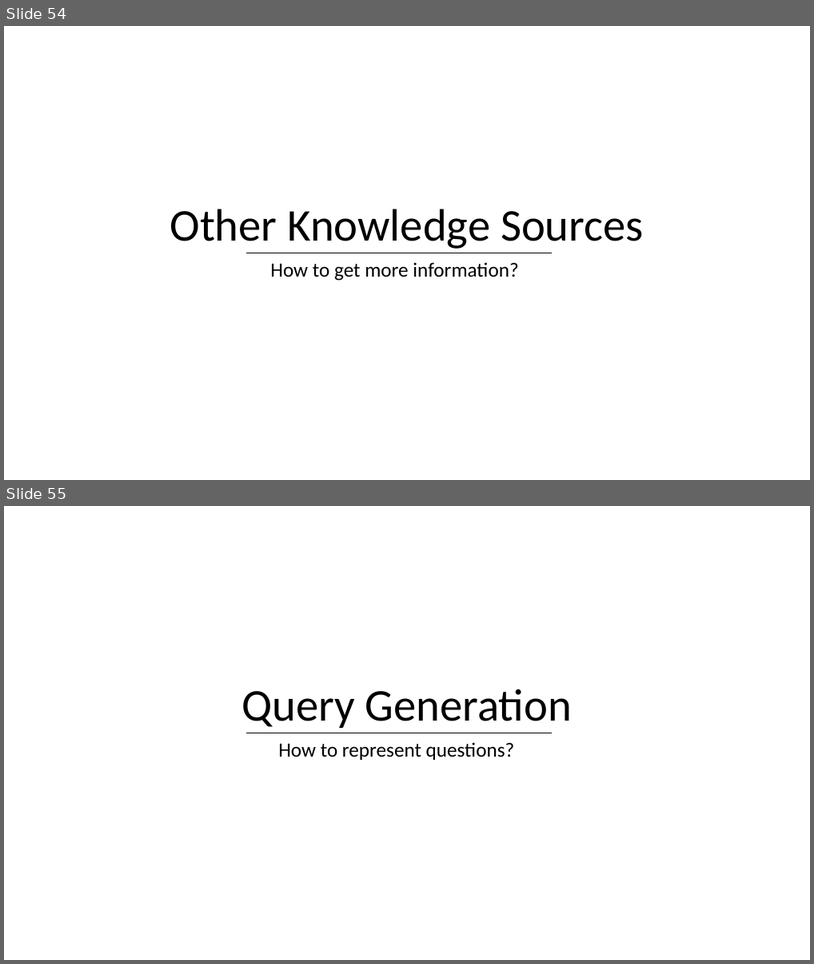
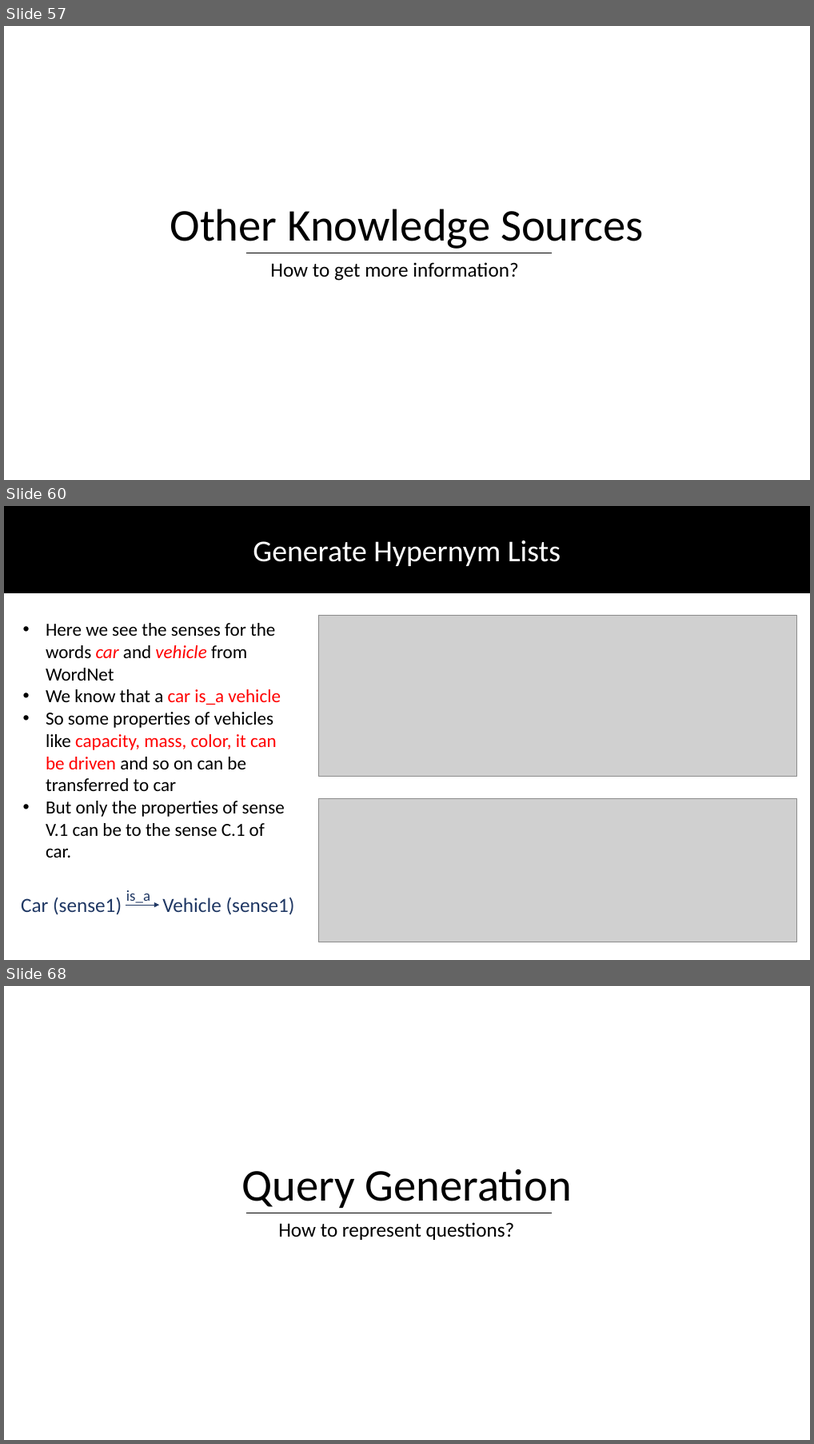
Before and after one commit to DhruvaPendharkar/thesis-project, a slide deck: Notes/ThesisPresentation.pptx. Shown one above the other, each under a label of ours: slides 54 and 55 before the commit, slides 57, 60 and 68 after it; the slides between them are not shown. The pictures are 814x964 and 814x1444 pixels, drawn with LibreOffice and Linux fonts; fonts in the diff are those of the drawing; grey boxes stand for pictures. Boxes give left, top, right and bottom in pixels: in the first picture for what was removed or moved away, otherwise in the second. Text is boxed around its words. In the diff, an @@ line names an element or a change of style, - is before the commit and + after.

```diff
--- a/Notes/ThesisPresentation.pptx
+++ b/Notes/ThesisPresentation.pptx
@@ slide 60 added at bbox=[4, 506, 810, 960], background #FFFFFF @@
@@ rectangle added at bbox=[4, 506, 810, 592], fill #000000, outline #000000 1 pt @@
@@ text added at bbox=[253, 540, 561, 566], 36 pt, text #FFFFFF @@
+Generate Hypernym Lists
@@ text added at bbox=[46, 623, 285, 857], 22 pt, text #000000 @@
+• Here we see the senses for the words car and vehicle from WordNet
+• We know that a car is_a vehicle
+• So some properties of vehicles like capacity, mass, color, it can be driven and so on can be transferred to car
+• But only the properties of sense V.1 can be to the sense C.1 of car.
@@ picture added at bbox=[318, 615, 798, 776] @@
@@ picture added at bbox=[318, 798, 798, 941] @@
@@ text added at bbox=[21, 896, 295, 915], 24 pt, text #203864 @@
+Car (sense1) Vehicle (sense1)
@@ arrow added from (126, 904) to (159, 904), #203864 0.5 pt @@
@@ text added at bbox=[126, 890, 150, 903], 18 pt, text #203864 @@
+is_a
@@ what was slide 54 is now slide 57 @@
@@ what was slide 55 is now slide 68 @@
```
Also in this commit, not shown: 1 slide changed, 14 other slides added, 2 slides removed.
